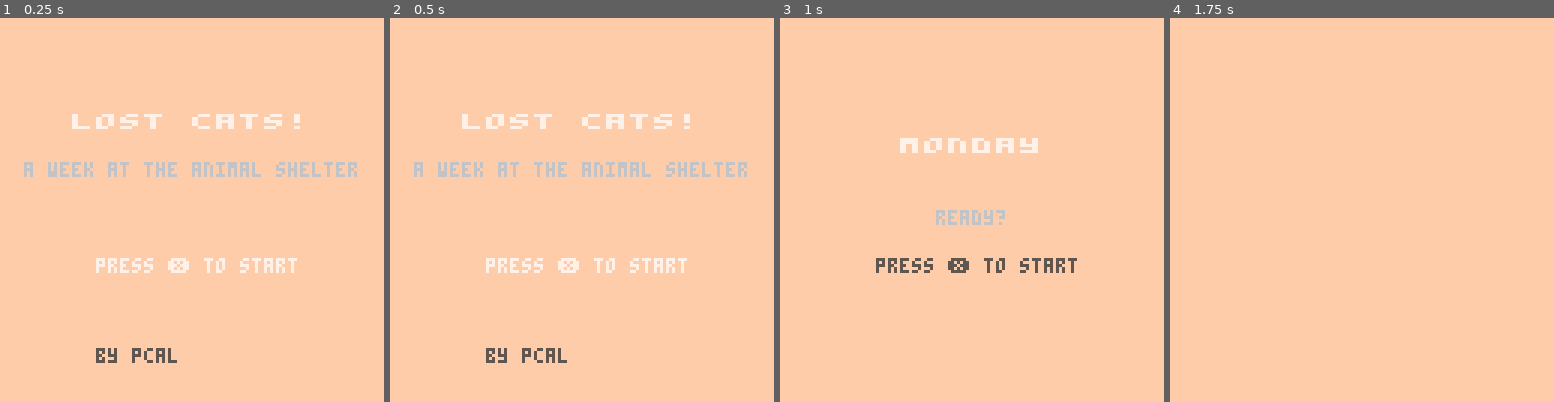
Above: before the commit, frames 1-4 (left to right).
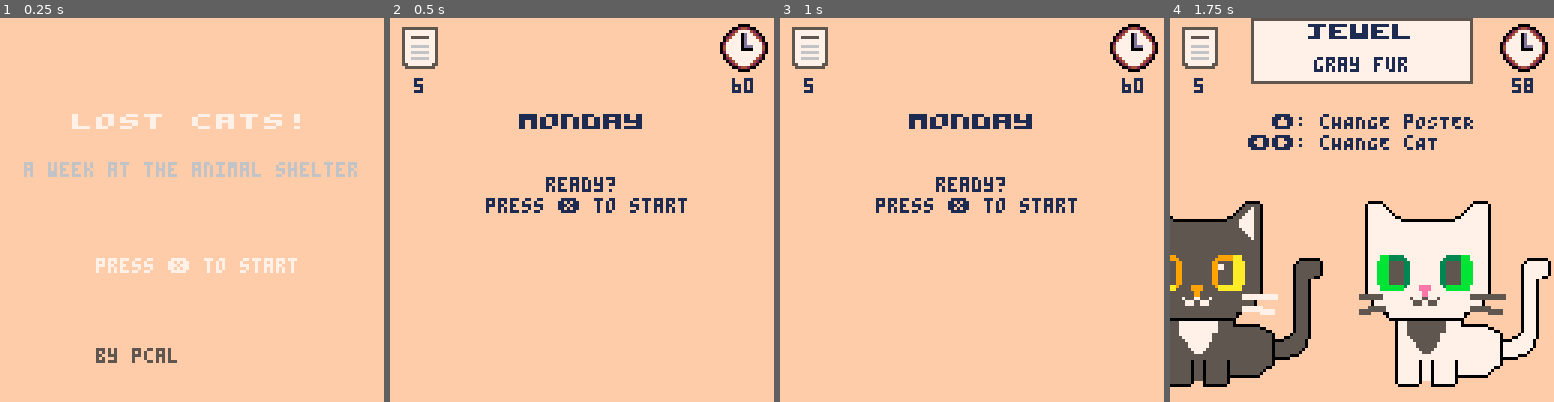
Above: after the commit, the same moments.

Repository: pcal43/pico8-papurrs-please
Game: PICO-8 cartridge pico8-home/carts/lost-cats.p8
The game is run twice, just before and just after one commit, with the same random seed, the same clock (stepped at 60 frames per second) and the same inputs.
Inputs:
- Up to frame 1 (0.25 s): no input
- Up to frame 2 (0.5 s): tap X (X key) at 0.33 s
- Up to frame 3 (1 s): tap O (Z key) at 0.7 s
- Up to frame 4 (1.75 s): tap X (X key) at 1.07 s; hold Right from 1.6 s (still down); tap O (Z key) at 1.7 s

Frame 1 is identical in both runs. In frame 2, 7.5% of the frame differs, in the area x 3-99%, y 1-90%; in frame 3, 6.4%; in frame 4, 41%, in the area x 0-100%, y 0-97%.

Commit message:
checkpoint

Diff:
--- a/pico8-home/carts/src/Controller.lua
+++ b/pico8-home/carts/src/Controller.lua
@@ -11,14 +11,14 @@
 
 
     function self.update()
-        if self.current_screen and self.current_screen.update then
+        if self.current_screen then
             self.current_screen.update()
         end
         coresume(self.flow)
     end
 
     function self.draw()
-        if self.current_screen and self.current_screen.draw then
+        if self.current_screen then
             self.current_screen.draw()
         end
     end
@@ -28,14 +28,10 @@
         while true do
             -- Title screen
             self.current_screen = TitleScreen.new()
-            while not btnp(4) do yield() end
+            while not btnp(BUTTON_X) do yield() end
 
             -- Play through the week
             for day=1,5 do
-                -- Day splash
-                self.current_screen = DaySplashScreen.new(WEEKDAYS[day])
-                while not self.current_screen.isDone() do yield() end
-
                 -- Create the game screen
                 self.current_screen = GameScreen.new(WEEKDAYS[day])
                 while not self.current_screen.isDone() do yield() end
--- a/pico8-home/carts/src/GameScreen.lua
+++ b/pico8-home/carts/src/GameScreen.lua
@@ -2,16 +2,6 @@
 GameScreen.new = function(weekday)
     local self = {}
 
-    -- states
-    local START = 0
-    local PICKING = 1
-    local PICKING_DONE = 2
-    local CHECKING = 3
-    local CHECKING_DONE = 4
-
-    local MESSAGE_DELAY = 120
-
-    self.state = START
     self.centerMessage = nil
     self.scrollPos = 0
     self.targetPos = 1
@@ -79,24 +69,11 @@
     end
 
     function self.update()
-        if self.state == START then
-            self.update_start()
-        elseif self.state == PICKING then
-            self.update_picking()
-            if  #self.posters < 1 then
-                self.state = PICKING_DONE
-            elseif self.secondsRemaining <= 0 then
-                self.state = PICKING_DONE
-            end
-        elseif self.state == PICKING_DONE then
-            self.state = CHECKING
-            self.targetPos = 1
-        elseif self.state == CHECKING then
-            self.update_checking()
+        if self.coroutine then
+            coresume(self.coroutine)
         end
 
         -- update animations - we want to do these in all modes
-
         if self.showPoster then
             if #self.posters > 0 then
                 self.posters[1].update()
@@ -116,12 +93,10 @@
                     self.scrollPos = self.scrollPos + sgn(diff) * step
                 end
             end
-
             -- update the x position of the visible cats
             local base_index = flr(self.scrollPos)
             local frac = self.scrollPos - base_index
             local spacing = CAT_WIDTH + SPACE_BETWEEN_CATS
-
             for j = -1, 1 do
                 local catIndex = base_index + j
                 if catIndex > 0 and catIndex <= #self.catList then
@@ -133,191 +108,196 @@
         end
     end
 
-    function self.update_start()
-        if not self.startCoroutine then
-            self.startCoroutine = cocreate(function()
-                self.showCats = false
-                self.showPoster = false
-                self.showStatusIcons = true
-                self.centerMessage = "\^w"..weekday.name.."\n\n\nready?\npress ❎ to start"
-                while not btn(BUTTON_X) do
+    function self.startDay()
+        self.coroutine = cocreate(function()
+            self.showCats = false
+            self.showPoster = false
+            self.showStatusIcons = true
+            self.centerMessage = "\^w"..weekday.name.."\n\n\nready?\npress ❎ to start"
+            while btn(BUTTON_X) do  -- make sure they release the button
+                yield()
+            end
+            while not btn(BUTTON_X) do
+                yield()
+            end
+            self.startPicking()
+
+        end)
+        printh("created coroutine!!!!")
+    end
+
+    function self.startPicking()
+        self.showCats = true
+        self.showPoster = true
+        self.showStatusIcons = true
+        self.coroutine = cocreate(function()
+            while true do
+                if self.posters and #self.posters < 1 then
+                    self.startChecking()
+                    return
+                end
+
+                -- update countdown
+                local now = time()
+                local dt = now - (self._last_time or now)
+                self._last_time = now
+                if dt > 0 then
+                    if self.secondsRemaining > dt then
+                        self.secondsRemaining = self.secondsRemaining - dt
+                    else
+                        self.secondsRemaining = 0
+                    end
+                end
+
+                -- discrete taps: left decrements, right increments
+                if btn(BUTTON_LEFT) then
+                    if self.canPress then
+                        if self.targetPos > 1 then
+                            self.targetPos = self.targetPos - 1
+                        end
+                        self.canPress = false
+                    end
+                elseif btn(BUTTON_RIGHT) then
+                    if self.canPress then
+                        if self.targetPos < #self.catList then
+                            self.targetPos = self.targetPos + 1
+                        end
+                        self.canPress = false
+                    end
+                elseif btn(BUTTON_UP) then
+                    if self.canPress then
+                        -- cycle to the next poster
+                        if #self.posters > 1 then
+                            -- Animate current poster up off screen
+                            self.posters[1].targetY = POSTER_NEW_DISPLAY_POS - 20
+                            -- Move it to the back of the queue
+                            local currentPoster = self.posters[1]
+                            del(self.posters, currentPoster)
+                            add(self.posters, currentPoster)
+                            -- Animate the next poster down
+                            self.posters[1].y = POSTER_NEW_DISPLAY_POS
+                            self.posters[1].targetY = POSTER_TOP_DISPLAY_POS
+                        end
+                        self.canPress = false
+                    end
+                elseif btn(BUTTON_DOWN) then
+                    if self.canPress then
+                        -- If they press the action button, that means they think
+                        -- the currently-selected cat is the lost cat described in the
+                        -- current poster.  Check if the cat has a poster; if it does not,
+                        -- Pop the current poster ([1]) off self.posters and assign it
+                        -- to the cat that is in the middle of the screen
+                        local selectedCat = self.catList[self.targetPos]
+                        if selectedCat and not selectedCat.poster and #self.posters > 0 then
+                            -- Assign the poster to the cat
+                            selectedCat.poster = self.posters[1]
+                            selectedCat.poster.speed = POSTER_FLOAT_SPEED
+                            selectedCat.poster.targetY = POSTER_BOT_DISPLAY_POS
+
+                            -- Remove the poster from the list
+                            del(self.posters, self.posters[1])
+
+                            -- Animate the next poster moving down
+                            if #self.posters > 0 then
+                                self.posters[1].y = POSTER_NEW_DISPLAY_POS
+                                self.posters[1].targetY = POSTER_TOP_DISPLAY_POS
+                            end
+                        end
+                        self.canPress = false
+                    end
+                else
+                    self.canPress = true
+                end
+                if self.posters[1] then
+                    local pronoun = self.posters[1].isFemale and "hER" or "hIM"
+                    self.centerMessage = " \148: cHANGE pOSTER\n\139\145: cHANGE cAT     "
+                    if self.targetPos == self.scrollPos then
+                        local selectedCat = self.catList[self.targetPos]
+                        if selectedCat and not selectedCat.poster then
+                            self.centerMessage = self.centerMessage.."\n \131: tHIS iS "..pronoun.."! "
+                        end
+                    end
+                end
+            yield()
+
+            end
+        end)
+    end
+
+    function self.startChecking()
+        self.coroutine = cocreate(function()
+            local correct = 0
+            self.showStatusIcons = false
+
+            self.centerMessage = "dONE.  lET'S cHECK!"
+            for j = 2, 1 * TICKS_PER_SECOND do
+                yield()
+            end
+            self.centerMessage = nil
+
+            for i = 1, #self.catList do
+                self.targetPos = i
+                while self.scrollPos != self.targetPos do -- wait for scrolling to finish
                     yield()
                 end
-                self.state = PICKING
-                self.startCoroutine = nil
-            end)
-        end
-        if self.startCoroutine then
-            coresume(self.startCoroutine)
-        end
-    end
-
-    function self.update_picking()
-        -- update countdown
-        local now = time()
-        local dt = now - (self._last_time or now)
-        self._last_time = now
-        if dt > 0 then
-            if self.secondsRemaining > dt then
-                self.secondsRemaining = self.secondsRemaining - dt
-            else
-                self.secondsRemaining = 0
-            end
-        end
-
-        -- discrete taps: left decrements, right increments
-        if btn(BUTTON_LEFT) then
-            if self.canPress then
-                if self.targetPos > 1 then
-                    self.targetPos = self.targetPos - 1
-                end
-                self.canPress = false
-            end
-        elseif btn(BUTTON_RIGHT) then
-            if self.canPress then
-                if self.targetPos < #self.catList then
-                    self.targetPos = self.targetPos + 1
-                end
-                self.canPress = false
-            end
-        elseif btn(BUTTON_UP) then
-            if self.canPress then
-                -- cycle to the next poster
-                if #self.posters > 1 then
-                    -- Animate current poster up off screen
-                    self.posters[1].targetY = POSTER_NEW_DISPLAY_POS - 20
-                    -- Move it to the back of the queue
-                    local currentPoster = self.posters[1]
-                    del(self.posters, currentPoster)
-                    add(self.posters, currentPoster)
-                    -- Animate the next poster down
-                    self.posters[1].y = POSTER_NEW_DISPLAY_POS
-                    self.posters[1].targetY = POSTER_TOP_DISPLAY_POS
-                end
-                self.canPress = false
-            end
-        elseif btn(BUTTON_DOWN) then
-            if self.canPress then
-                -- If they press the action button, that means they think
-                -- the currently-selected cat is the lost cat described in the
-                -- current poster.  Check if the cat has a poster; if it does not,
-                -- Pop the current poster ([1]) off self.posters and assign it
-                -- to the cat that is in the middle of the screen
-                local selectedCat = self.catList[self.targetPos]
-                if selectedCat and not selectedCat.poster and #self.posters > 0 then
-                    -- Assign the poster to the cat
-                    selectedCat.poster = self.posters[1]
-                    selectedCat.poster.speed = POSTER_FLOAT_SPEED
-                    selectedCat.poster.targetY = POSTER_BOT_DISPLAY_POS
-
-                    -- Remove the poster from the list
-                    del(self.posters, self.posters[1])
-
-                    -- Animate the next poster moving down
-                    if #self.posters > 0 then
-                        self.posters[1].y = POSTER_NEW_DISPLAY_POS
-                        self.posters[1].targetY = POSTER_TOP_DISPLAY_POS
-                    end
-                end
-                self.canPress = false
-            end
-        else
-            self.canPress = true
-        end
-
-        if self.posters[1] then
-            local pronoun = self.posters[1].isFemale and "hER" or "hIM"
-            self.centerMessage = " \148: cHANGE pOSTER\n\139\145: cHANGE cAT     "
-            if self.targetPos == self.scrollPos then
-                local selectedCat = self.catList[self.targetPos]
-                if selectedCat and not selectedCat.poster then
-                    self.centerMessage = self.centerMessage.."\n \131: tHIS iS "..pronoun.."! "
-                end
-            end
-        end
-    end
-
-    function self.update_checking()
-        if not self.checkingCoroutine then
-            self.checkingCoroutine = cocreate(function()
-                local correct = 0
-                self.showStatusIcons = false
-
-                self.centerMessage = "dONE.  lET'S cHECK!"
-                for j = 2, 1 * TICKS_PER_SECOND do
-                    yield()
-                end
-                self.centerMessage = nil
-
-                for i = 1, #self.catList do
-                    self.targetPos = i
-                    while self.scrollPos != self.targetPos do -- wait for scrolling to finish
+                local cat = self.catList[i]
+                if cat.poster then
+                    cat.poster.targetY = POSTER_TOP_DISPLAY_POS  -- move the poster up
+                    while cat.poster.y > cat.poster.targetY do   -- wait for it to get there
                         yield()
                     end
-                    local cat = self.catList[i]
-                    if cat.poster then
-                        cat.poster.targetY = POSTER_TOP_DISPLAY_POS  -- move the poster up
-                        while cat.poster.y > cat.poster.targetY do   -- wait for it to get there
-                            yield()
-                        end
-                        cat.adornmentSpriteId = QUESTION_ICON
-
-                        for j = 1, .5 * TICKS_PER_SECOND do
-                            yield()
-                        end
-                        if cat.poster.isMatch(cat.traits) then
-                            cat.adornmentSpriteId = MATCH_ICON
-                            correct += 1
-                            sfx(SOUND_MEOW)
-                        else
-                            cat.adornmentSpriteId = BAD_MATCH_ICON
-                            sfx(SOUND_BUZZ)
-                        end
-                        for j = 1, .5 * TICKS_PER_SECOND do
-                            yield()
-                        end
-                    end
-                end
-                for j = 1, 1 * TICKS_PER_SECOND do
-                    yield()
-                end
-                -- scroll cats off screen and wait for scrolling to finish
-                self.targetPos = #self.catList + 2
-                while self.scrollPos != self.targetPos do
-                    yield()
-                end
-                -- display score summary
-                self.message = ""
-                local scoreMessage = "\^wlost cats: "..#self.catList.."\n\^w    found: "..correct
-                if correct == #self.catList then
-                    scoreMessage = scoreMessage.."\n\n\^wpurrfect!"
-                end
-                self.centerMessage = scoreMessage
-                -- wait before showing continue prompt
-                for j = 1, 1 * TICKS_PER_SECOND do
-                    yield()
-                end
-                -- wait for button press
-                self.centerMessage = scoreMessage.."\n\npress ❎ to continue"
-                while not btn(4) do
-                    yield()
-                end
-
-
-
-                self.state = CHECKING_DONE
-                self.checkingCoroutine = nil
-            end)
-        end
-        if self.checkingCoroutine then
-            coresume(self.checkingCoroutine)
-        end
+                    cat.adornmentSpriteId = QUESTION_ICON
+
+                    for j = 1, .5 * TICKS_PER_SECOND do
+                        yield()
+                    end
+                    if cat.poster.isMatch(cat.traits) then
+                        cat.adornmentSpriteId = MATCH_ICON
+                        correct += 1
+                        sfx(SOUND_MEOW)
+                    else
+                        cat.adornmentSpriteId = BAD_MATCH_ICON
+                        sfx(SOUND_BUZZ)
+                    end
+                    for j = 1, .5 * TICKS_PER_SECOND do
+                        yield()
+                    end
+                end
+            end
+            for j = 1, 1 * TICKS_PER_SECOND do
+                yield()
+            end
+            -- scroll cats off screen and wait for scrolling to finish
+            self.targetPos = #self.catList + 2
+            while self.scrollPos != self.targetPos do
+                yield()
+            end
+            -- display score summary
+            self.message = ""
+            local scoreMessage = "\^wlost cats: "..#self.catList.."\n\^w    found: "..correct
+            if correct == #self.catList then
+                scoreMessage = scoreMessage.."\n\n\^wpurrfect!"
+            end
+            self.centerMessage = scoreMessage
+            -- wait before showing continue prompt
+            for j = 1, 1 * TICKS_PER_SECOND do
+                yield()
+            end
+            -- wait for button press
+            self.centerMessage = scoreMessage.."\n\npress ❎ to continue"
+            while not btn(4) do
+                yield()
+            end
+            self.coroutine = nil
+        end)
     end
 
 
     function self.isDone()
-        return self.state == CHECKING_DONE
-    end
+        return self.coroutine == nil
+    end
+
+    self.startDay()
 
     return self
 end
@@ -343,7 +323,6 @@
 -- and the 'count' reduced to the point where the constraints can be satisfied.
 
 function generatePostersAndCats(count, minTraits, maxTraits, posterTraitKeys)
-    printh("!!")
 --    requireArray(posterTraitKeys)
     --requireNonNil(count)
     --requireNonNil(minTraits)
